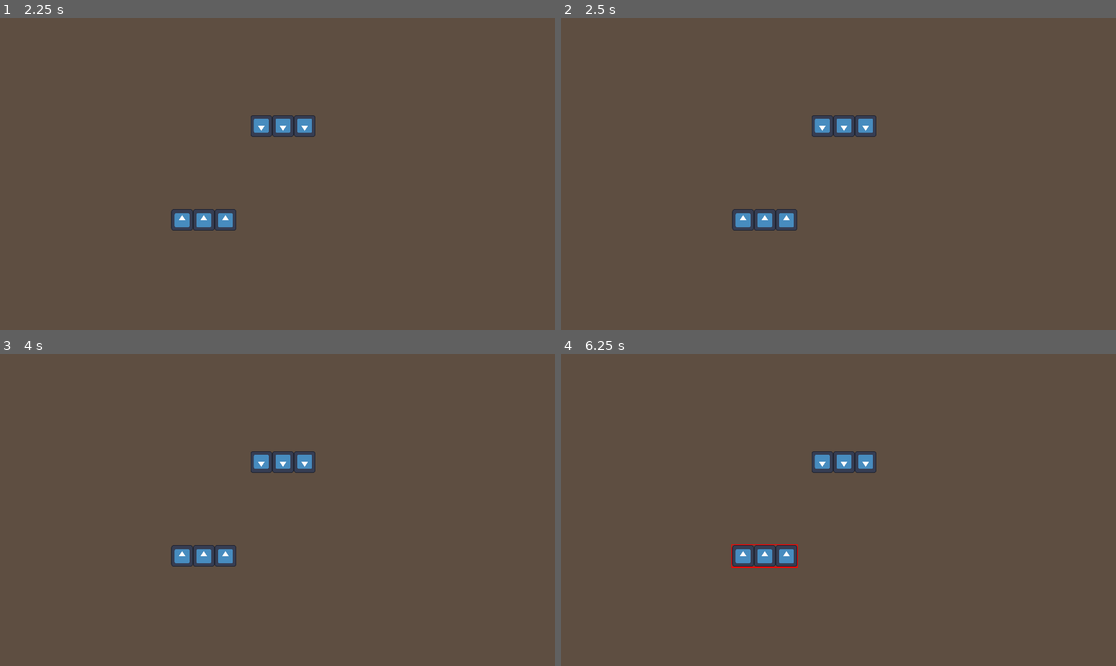
Above: before the commit, frames 1-4 (two rows, left to right).
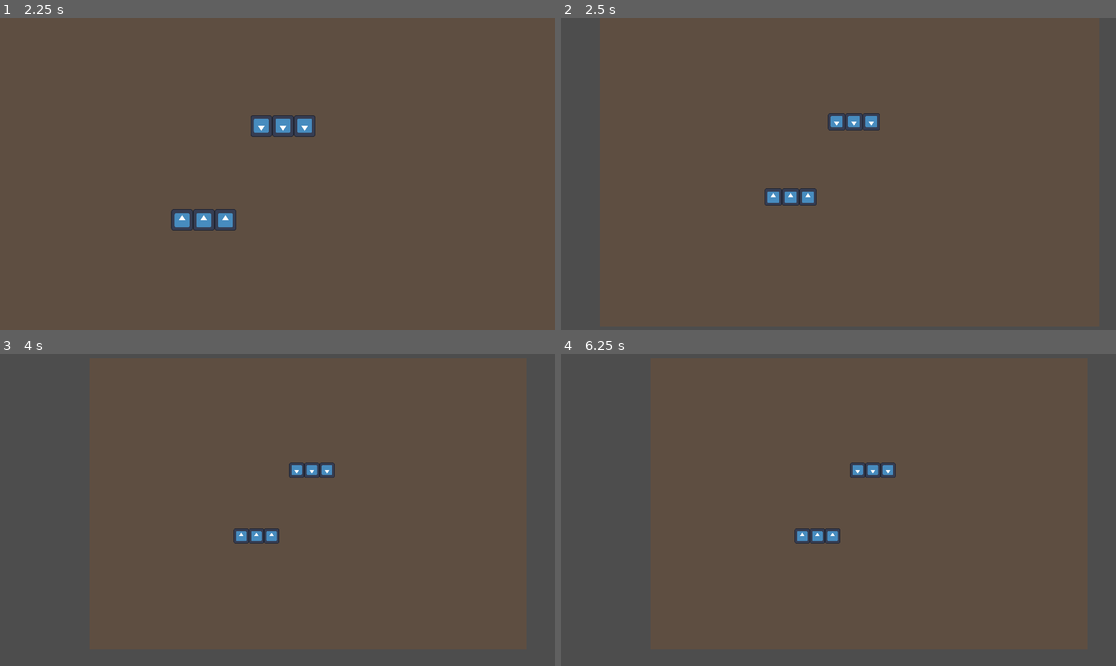
Above: after the commit, the same moments.

Repository: dcellucci/conqsim
Game: Godot game, scene res://debug.tscn
Same seed, same stepped clock (60 frames per second), same inputs: the game is played once before the commit and once after it. The engine's default icon, where the game draws it, is replaced by a stand-in: a white triangle on a blue panel in a dark square.
Inputs (mouse positions are in pixels of both pictures, inside the frame that each line leads up to):
- Up to frame 1 (2.25 s): tap Enter (ConfirmMovement) at 0.5, 1.25, 2 s; drag from (205, 220) to (283, 127) at 0.52 s; drag from (283, 127) to (205, 220) at 1.27 s; move the mouse to (333, 105) at 2.02 s; hold Tab (ChangeMovementMode) from 2.03 s (still down); click (333, 105) at 2.17 s
- Up to frame 2 (2.5 s): keep holding Tab (ChangeMovementMode); tap Mouse wheel down (ZoomOut) at 2.3 s
- Up to frame 3 (4 s): release Tab (ChangeMovementMode) at 2.75 s; tap Enter (ConfirmMovement) at 2.75, 3.5 s; drag from (249, 572) to (111, 463) at 2.77 s; move the mouse to (444, 556) at 3.52 s; hold Right mouse button (DragCamera) from 3.53 s (still down); click (444, 556) at 3.67 s; tap Mouse wheel down (ZoomOut) at 3.8 s
- Up to frame 4 (6.25 s): release Right mouse button (DragCamera) at 4.25 s; tap Enter (ConfirmMovement) at 4.25 s; drag from (672, 463) to (755, 432) at 4.27 s; move the mouse to (866, 510) at 5.02 s; hold D (PerformDeployment) 5.03-5.75 s; click (866, 510) at 5.17 s; tap Mouse wheel down (ZoomOut) at 5.3 s; drag from (755, 432) to (766, 556) at 5.77 s

Frame 1 is identical in both runs. In frame 2, 2.1% of the frame differs, in the area x 30-58%, y 30-69%; in frame 3, 2.2%; in frame 4, 2.3%, in the area x 30-61%, y 31-69%.

Commit message:
added mouse wheel zoom for the camera

Diff:
--- a/board_camera.gd
+++ b/board_camera.gd
@@ -18,6 +18,10 @@
 func _unhandled_input(event: InputEvent) -> void:
 	if event is InputEventPanGesture:
 		set_zoom_level(zoom_level + sign(event.delta.y)*zoom_factor)
+	if event.is_action("ZoomIn"):
+		set_zoom_level(zoom_level + zoom_factor)
+	if event.is_action("ZoomOut"):
+		set_zoom_level(zoom_level - zoom_factor)
 	if event.is_action_pressed("DragCamera"):
 		dragging = true
 		drag_start_location = event.global_position
